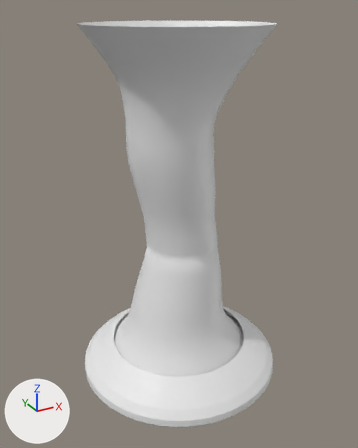
Two versions of the FBX model Assets/ThiagoMuniz/Models/Tornado.fbx, one commit apart.
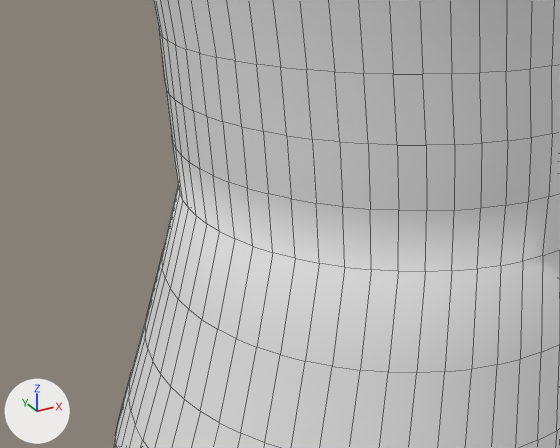
Old and new are each drawn whole from a 50 mm lens placed at (-6.94, -12.62, 11.42), pointed at (0.02, 0.03, 5.1) and again close up from a 50 mm lens placed at (-2.32, -3.22, 5.76), pointed at (-0.58, -0.07, 4.18). The lights are fixed; the arrows at lower left show +X, +Y and +Z. The older version's two pictures come first. The close-ups show mesh edges as thin lines.

Script lines for the objects in view, before the commit:
```python
me_cylinder = bpy.data.meshes.new('Cylinder')
me_cylinder.from_pydata(...)  # 1857 vertices, 1824 faces; spans x -3.23..3.18, y -3.16..3.26, z 0.0..11.0
ob_tornadobody01 = bpy.data.objects.new('TornadoBody01', me_cylinder)
ob_tornadobody01.location = (0.0, 0.0, 0.0)
```
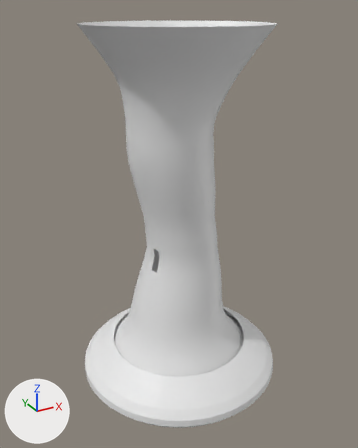
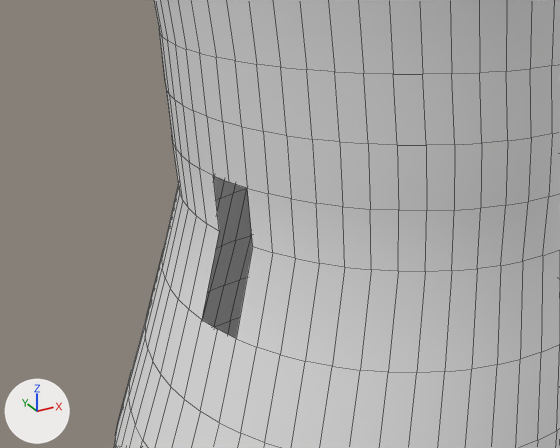
Location of each change, (x1, y1, x2, y2) in pixels of the close-ups (560 x 448 px):
part 1 of me_cylinder, deleted: before (202, 176, 253, 338)

Diff of the bpy script that builds the scene:
```diff
--- a/Assets/ThiagoMuniz/Models/Tornado.fbx.py
+++ b/Assets/ThiagoMuniz/Models/Tornado.fbx.py
@@ me_cylinder @@
 # used by ob_tornadobody01; location = (0.0, 0.0, 0.0)
-me_cylinder.from_pydata(...)  # 1857 vertices, 1824 faces; spans x -3.23..3.18, y -3.16..3.26, z 0.0..11.0
+me_cylinder.from_pydata(...)  # 1855 vertices, 1788 faces; spans x -3.23..3.18, y -3.16..3.26, z 0.0..11.0
+# me_cylinder part 1
+# 2 vertices are removed from x -0.94..0.15, y -0.29..0.04, z 4.27
+# 36 faces are deleted
```
